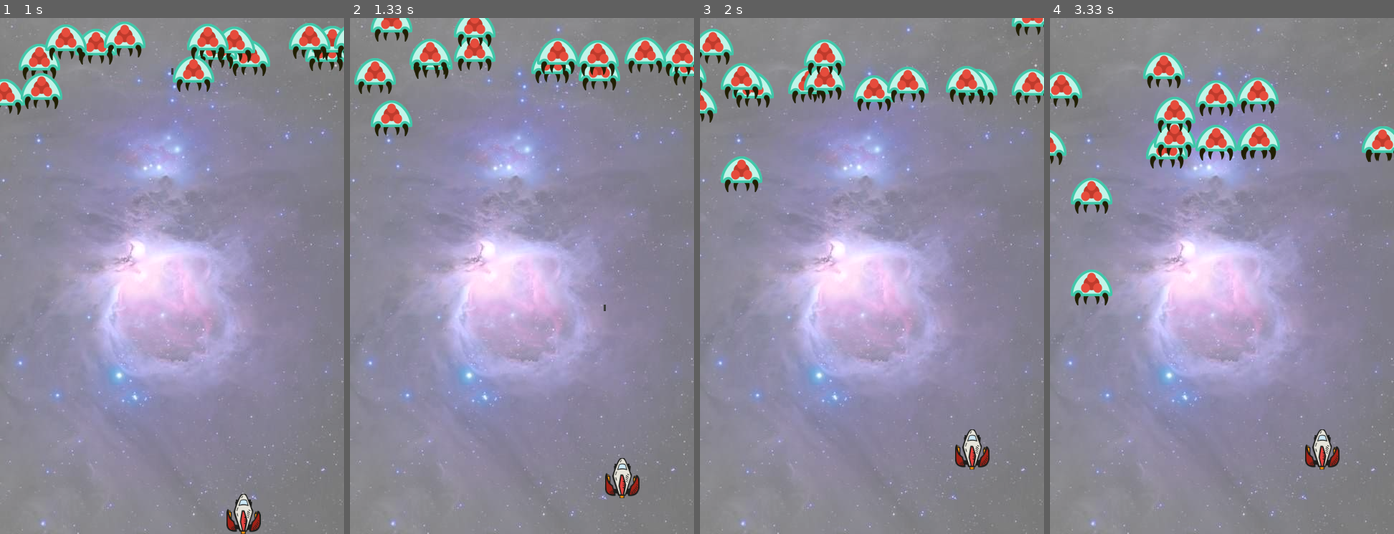
Above: before the commit, frames 1-4 (left to right).
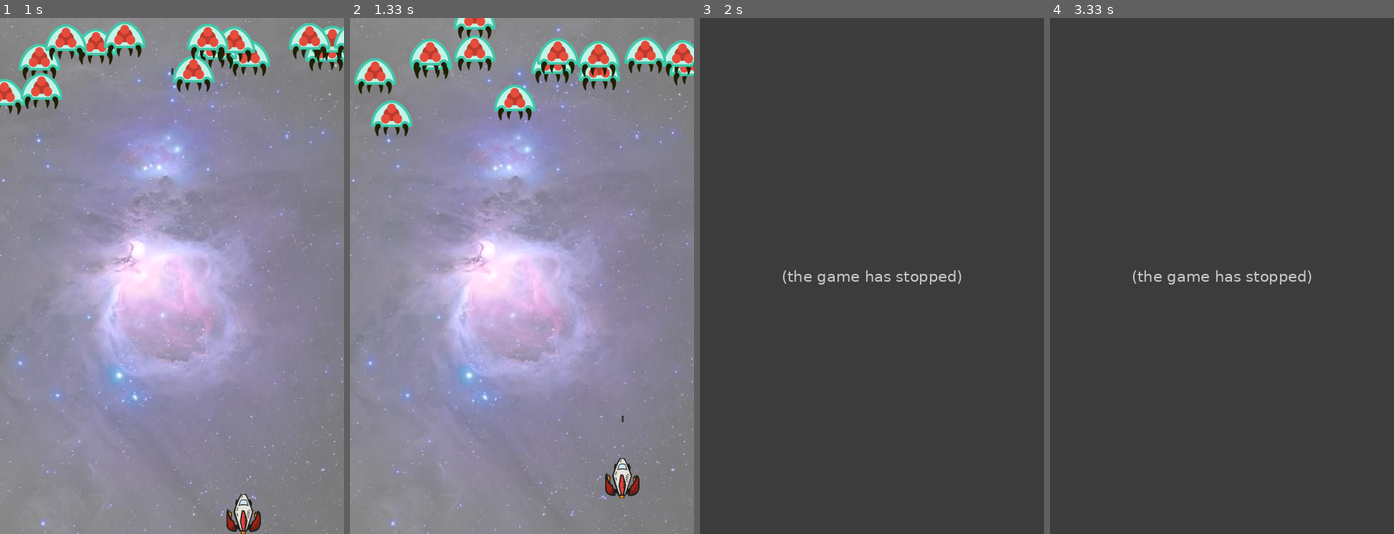
Above: after the commit, the same moments.

Repository: eldoranstars/pygame
Game: pygame game, started from game.py
The game is run twice, just before and just after one commit, with the same random seed, the same clock (stepped at 60 frames per second) and the same inputs.
Inputs:
- Up to frame 1 (1 s): tap Space at 0.33, 0.73 s; hold Right from 0.67 s (still down)
- Up to frame 2 (1.33 s): tap Space at 1.03, 1.23 s; release Right at 1.13 s; hold Up from 1.17 s (still down)
- Up to frame 3 (2 s): release Up at 1.47 s
- Up to frame 4 (3.33 s): no input

Frame 1 is identical in both runs. In frame 2, 1.6% of the frame differs, in the area x 6-80%, y 0-79%; in frame 3, 100%; in frame 4, 100%, in the area x 0-100%, y 0-100%.
Error after the commit: ValueError: list.remove(x): x not in list (game_functions.py line 34); the game stopped at 1.83 s (later frames are placeholders)

Commit message:
gamestats

Diff:
--- a/game.py
+++ b/game.py
@@ -3,19 +3,21 @@
 from settings import Settings
 from screen import Screen
 from ship import Ship
+from game_stats import GameStats
 
 pygame.init()
 pygame.display.set_caption("Alien Invasion")
 settings = Settings()
 screen = Screen(settings)
+stats = GameStats(settings)
 ship = Ship(screen)
 bullets = []
 aliens = []
 
 while True:
     gf.check_events()
-    gf.update_bullets(settings, bullets)
-    gf.update_aliens(screen, bullets, aliens)
+    gf.update_bullets(settings, bullets, aliens)
+    gf.update_aliens(screen, aliens, ship, stats)
     gf.update_fleet(settings, screen, aliens)
     gf.update_player(settings, screen, ship, bullets)
     gf.update_screen(settings, screen, ship, bullets, aliens)
--- a/game_functions.py
+++ b/game_functions.py
@@ -1,6 +1,7 @@
 import sys
 import pygame
 import random
+from time import sleep
 from bullet import Bullet
 from alien import Alien
 from text import Text
@@ -21,23 +22,28 @@
     # Вывод коллизий на экран.
     screen.surface.blit(pygame.Surface((collision(object.rect, wm, hm).width,collision(object.rect, wm, hm).height)), collision(object.rect, wm, hm))
 
-def update_bullets(settings, bullets):
+def update_bullets(settings, bullets, aliens):
     # Вывод изображений на экран.
     for bullet in bullets:
         bullet.update()
         if bullet.rect.bottom < (bullet.start_position - settings.screen_height):
             bullets.remove(bullet)
+        for alien in aliens:
+            if alien.rect.contains(bullet.rect):
+                aliens.remove(alien)
+                bullets.remove(bullet)
 
-def update_aliens(screen, bullets, aliens):
+def update_aliens(screen, aliens, ship, stats):
     # Вывод изображений на экран.
     for alien in aliens:
         alien.update()
         if not screen.rect.colliderect(alien.rect):
             aliens.remove(alien)
-        for bullet in bullets:
-            if alien.rect.contains(bullet.rect):
-                aliens.remove(alien)
-                bullets.remove(bullet)
+        if collision(ship.rect, 0.6, 0.9).colliderect(collision(alien.rect, 0.8, 0.8)):
+            stats.ships_left -= 1
+            ship.rect.centerx = screen.rect.centerx
+            ship.rect.bottom = screen.rect.bottom
+            sleep(1)
 
 def update_screen(settings, screen, ship, bullets, aliens):
     # Вывод изображений на экран.
--- /dev/null
+++ b/game_stats.py
@@ -0,0 +1,7 @@
+class GameStats():
+    def __init__(self, settings):
+        self.settings = settings
+        self.reset_stats()
+
+    def reset_stats(self):
+        self.ships_left = self.settings.ship_limit
--- a/settings.py
+++ b/settings.py
@@ -6,7 +6,6 @@
         self.screen_width = 480
         self.screen_height = 720
         self.bg_color = pygame.image.load('images/space.png')
-        self.ship_speed_factor = 5
         # Параметры пули
         self.bullets_allowed = 1
         self.bullet_speed_factor = 15
@@ -16,6 +15,9 @@
         # Параметры чужих
         self.aliens_allowed = 15
         self.alien_speed_factor = 1
+        # Параметры корабля
+        self.ship_limit = 3
+        self.ship_speed_factor = 5
         # Параметры текста
         self.text_color = (0, 0, 0)
         self.text_center = self.screen_width / 2
